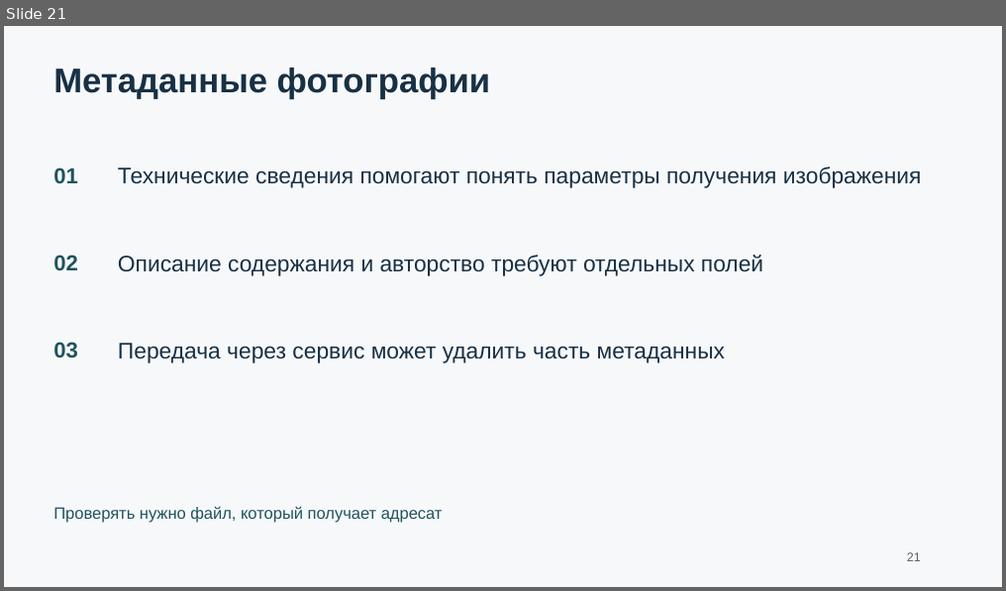
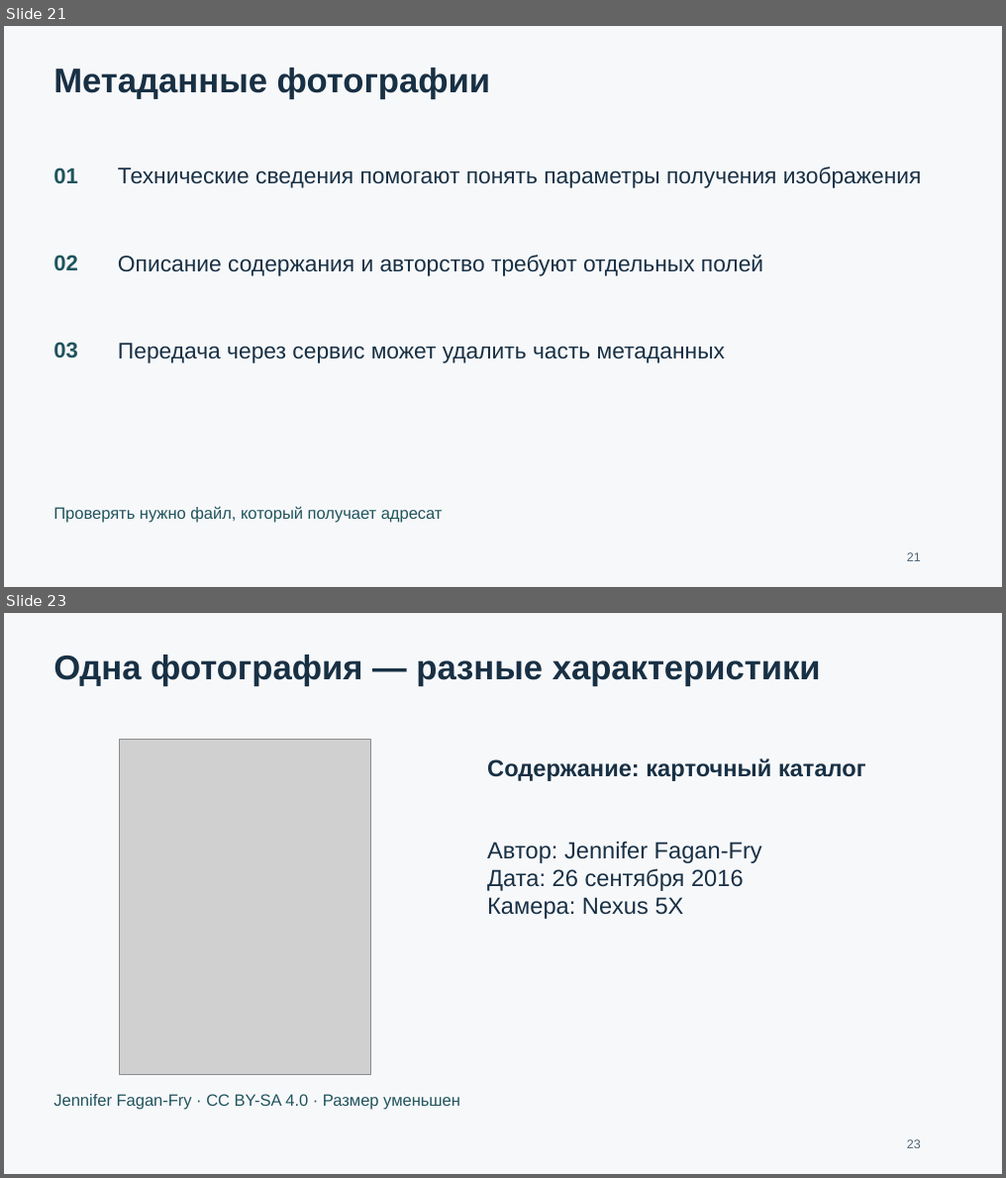
Before and after one commit to DanilChyksin/OP.09_Osnovy_raboty_s_informatsiei, a slide deck: Презентации/Лекция 2.2 — Метаданные.pptx. Shown one above the other, each under a label of ours: slide 21 before the commit, slides 21 and 23 after it; the slides between them are not shown. The pictures are 1006x591 and 1006x1178 pixels, drawn with LibreOffice and Linux fonts; fonts in the diff are those of the drawing; grey boxes stand for pictures. Boxes give left, top, right and bottom in pixels: in the first picture for what was removed or moved away, otherwise in the second. Text is boxed around its words. In the diff, an @@ line names an element or a change of style, - is before the commit and + after.

```diff
--- a/Презентации/Лекция 2.2 — Метаданные.pptx
+++ b/Презентации/Лекция 2.2 — Метаданные.pptx
@@ slide 23 added at box(4, 613, 1002, 1174), background #F7F8FA @@
@@ text added at box(54, 655, 821, 686), 33 pt, text #183044, bold @@
+Одна фотография — разные характеристики
@@ picture added at box(119, 740, 370, 1075) @@
@@ text added at box(487, 759, 866, 781), 22.5 pt, text #183044, bold @@
+Содержание: карточный каталог
@@ text added at box(487, 842, 762, 919), 22.5 pt, text #183044 @@
+Автор: Jennifer Fagan-Fry
+Дата: 26 сентября 2016
+Камера: Nexus 5X
@@ text added at box(54, 1094, 460, 1110), 15.8 pt, text #20545D @@
+Jennifer Fagan-Fry · CC BY-SA 4.0 · Размер уменьшен
@@ text added at box(907, 1140, 921, 1149), 12 pt, text #506473 @@
+23
```
Also in this commit, not shown: 16 slides changed, 1 other slide added, 7 other files.
